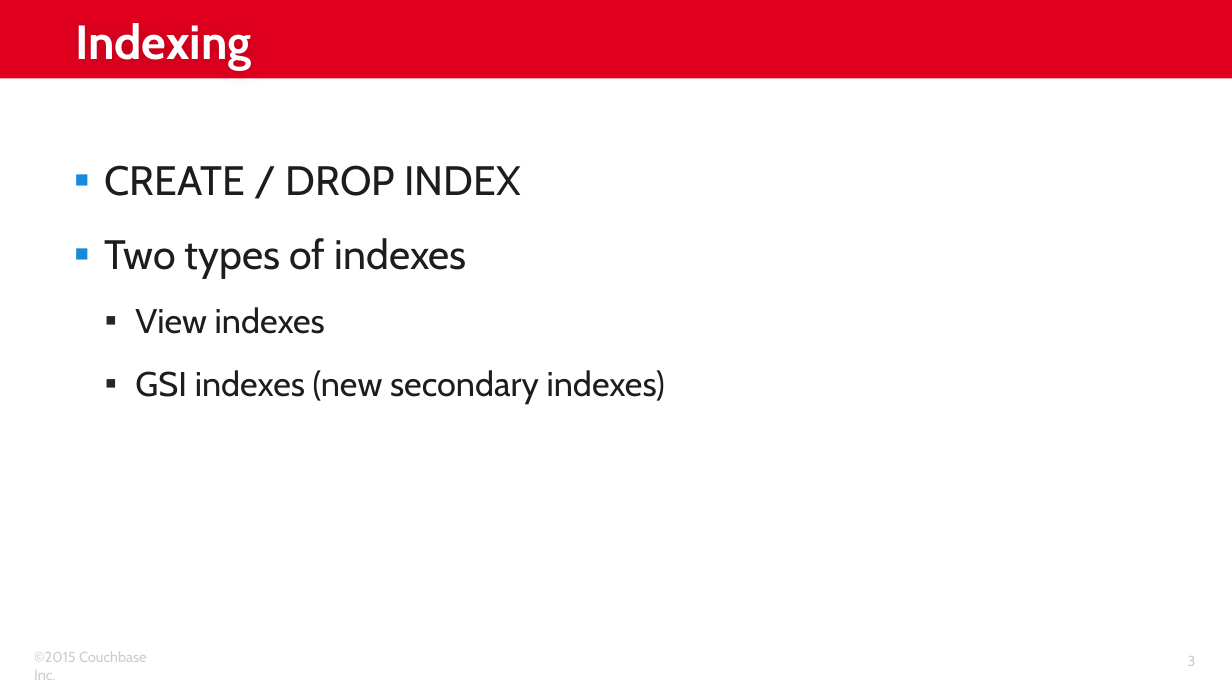
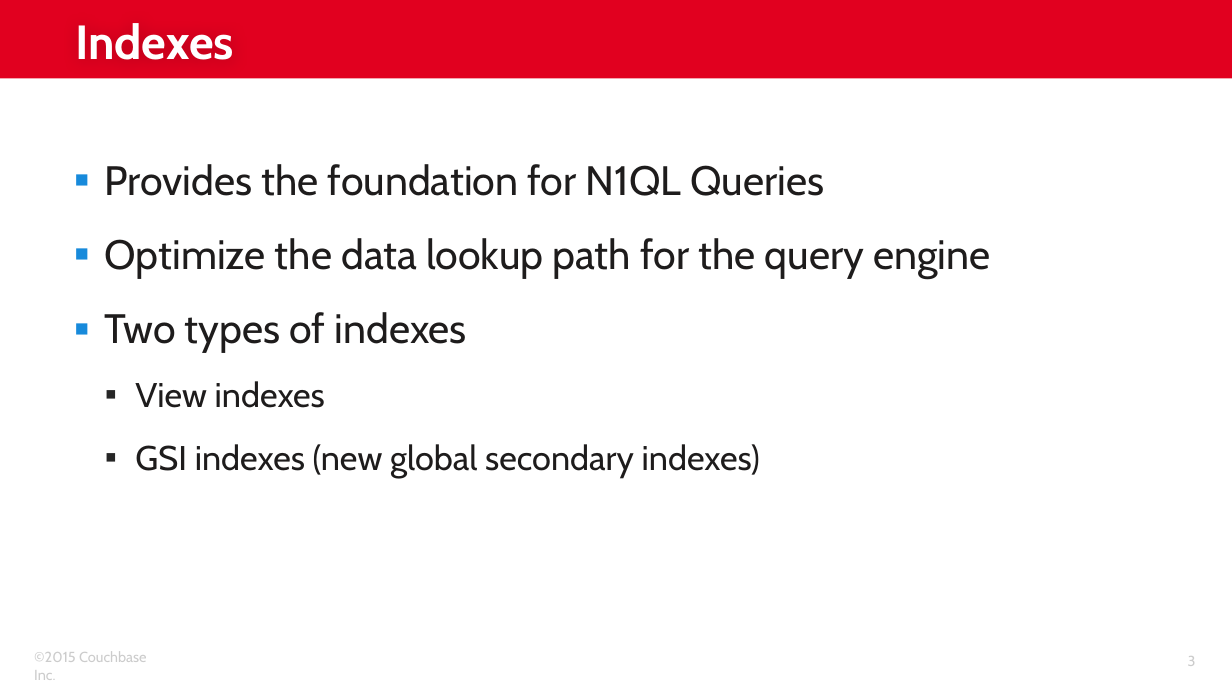
Before and after one commit to subalakr/workshop, a slide deck: slide 3 of server/presentations/04_N1QL Details.pptx. Drawn at 1232x693 pixels with LibreOffice and Linux fonts; fonts in the diff are those of the drawing; background and template pictures are left out. Boxes give left, top, right and bottom in pixels: in the first picture for what was removed or moved away, otherwise in the second. Text is boxed around its words. In the diff, an @@ line names an element or a change of style, - is before the commit and + after.

```diff
--- a/server/presentations/04_N1QL Details.pptx
+++ b/server/presentations/04_N1QL Details.pptx
@@ title at bbox=[75, 23, 234, 60]: text changed @@
-Indexing
+Indexes
@@ text at bbox=[105, 164, 990, 279]: text changed @@
-▪ CREATE / DROP INDEX
+▪ Provides the foundation for N1QL Queries
+▪ Optimize the data lookup path for the query engine
@@ text at bbox=[135, 444, 760, 478]: text changed @@
-  ▪ GSI indexes (new secondary indexes)
+  ▪ GSI indexes (new global secondary indexes)
```
Also in this commit, not shown: 1 slide added.
